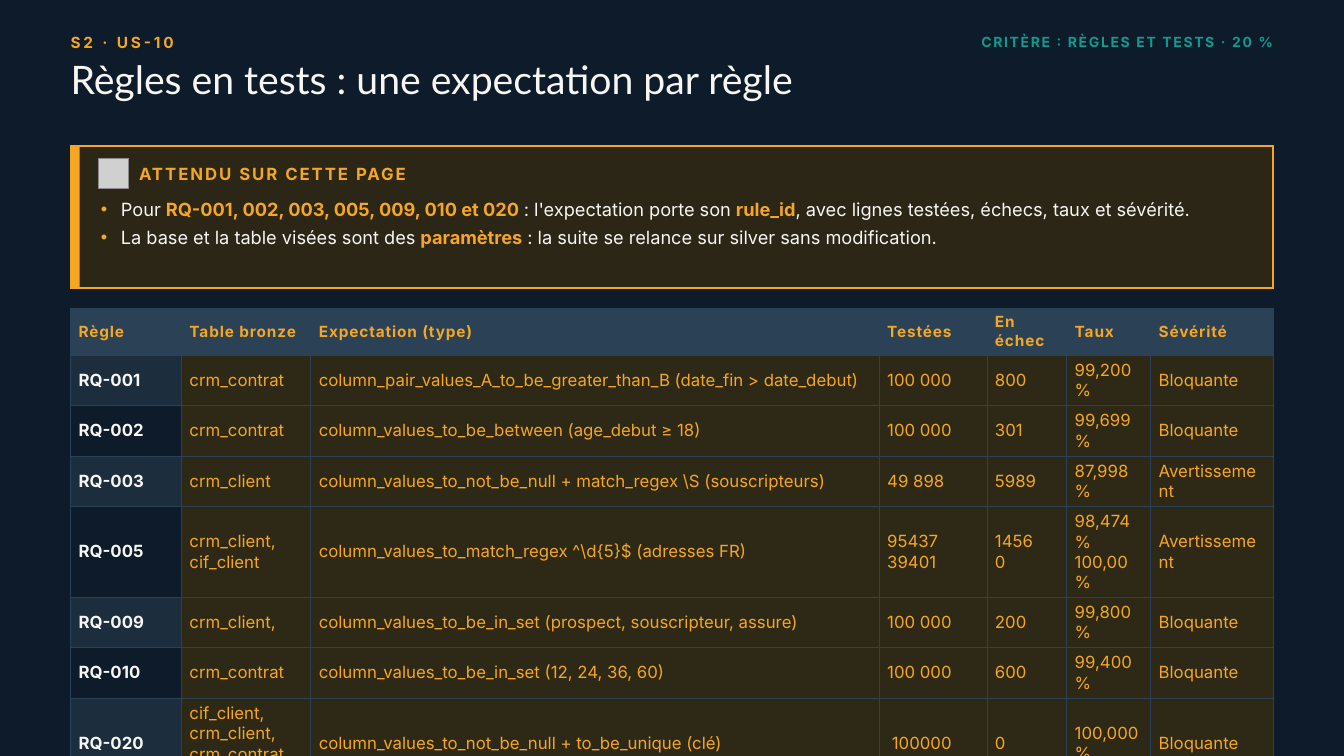
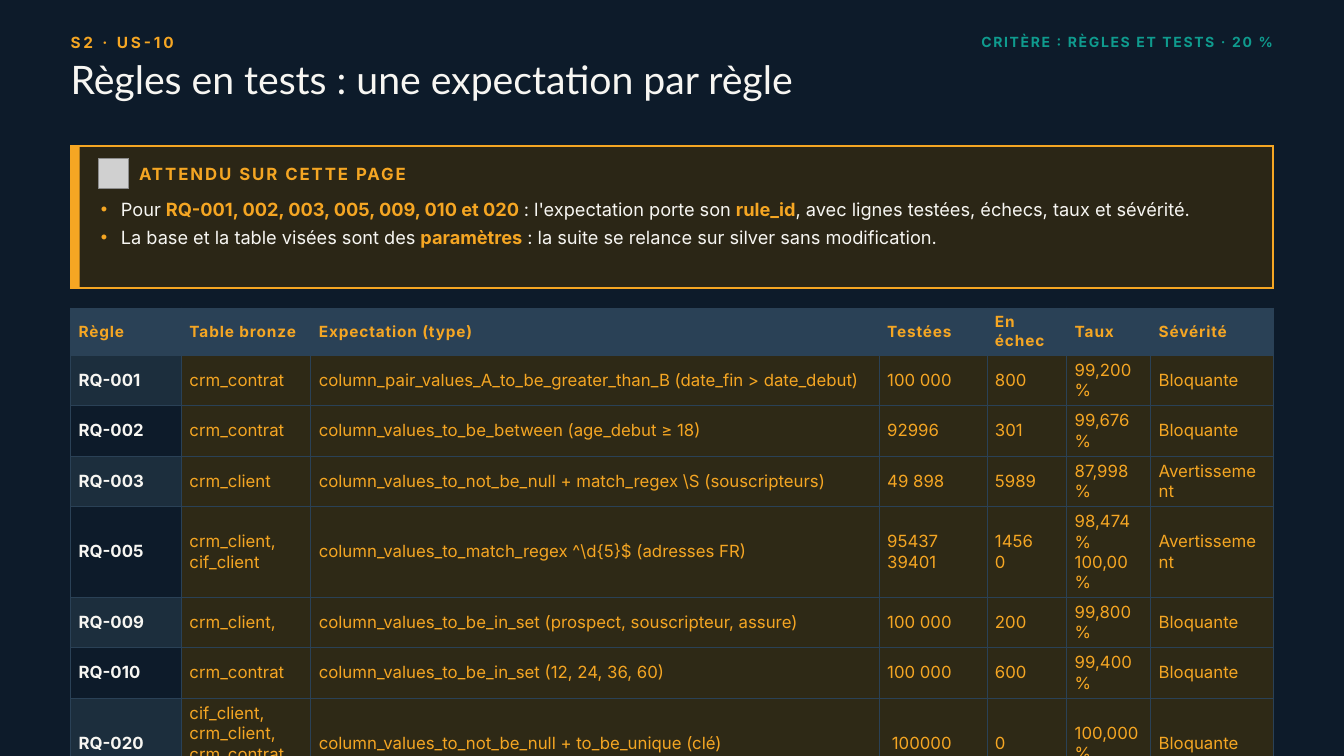
Before and after one commit to Samii05/td-qualite-g01, a slide deck: slide 15 of livrables/Livrable_Groupe_TD_AssurConnect.pptx. Drawn at 1344x756 pixels with LibreOffice and Linux fonts; fonts in the diff are those of the drawing; grey boxes stand for pictures; background and template pictures are left out. Boxes give left, top, right and bottom in pixels: in the first picture for what was removed or moved away, otherwise in the second. Text is boxed around its words. In the diff, an @@ line names an element or a change of style, - is before the commit and + after.

```diff
--- a/livrables/Livrable_Groupe_TD_AssurConnect.pptx
+++ b/livrables/Livrable_Groupe_TD_AssurConnect.pptx
@@ table at box(71, 309, 1272, 756) @@
-row 3, column 4: 100 000
+row 3, column 4: 92996
-row 3, column 6: 99,699 %
+row 3, column 6: 99,676 %
```
Also in this commit, not shown: 2 other files.
